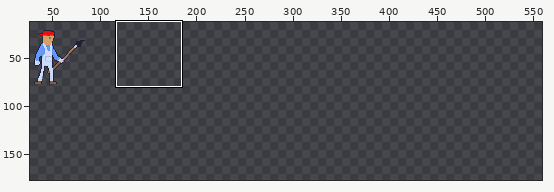
One commit to this sprite sheet: characters/player.png. Above, an overview of the earlier version with the close-up marked.
Close-up. Earlier state:
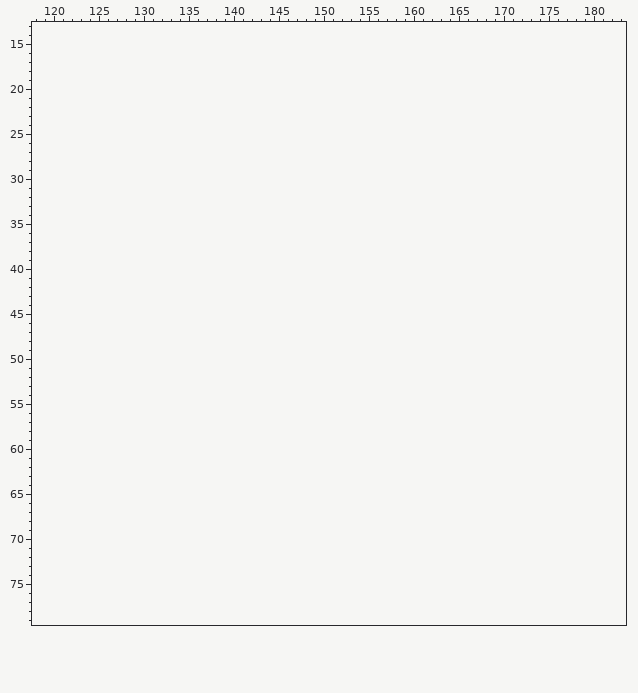
The file is 96x96 pixels. Shown: x 118..183, y 13..79. The old version is drawn lined up with the new one, on the new canvas. The wide view leaves out empty margins. The commit also changed other parts of the picture, which this record leaves out.
And afterwards:
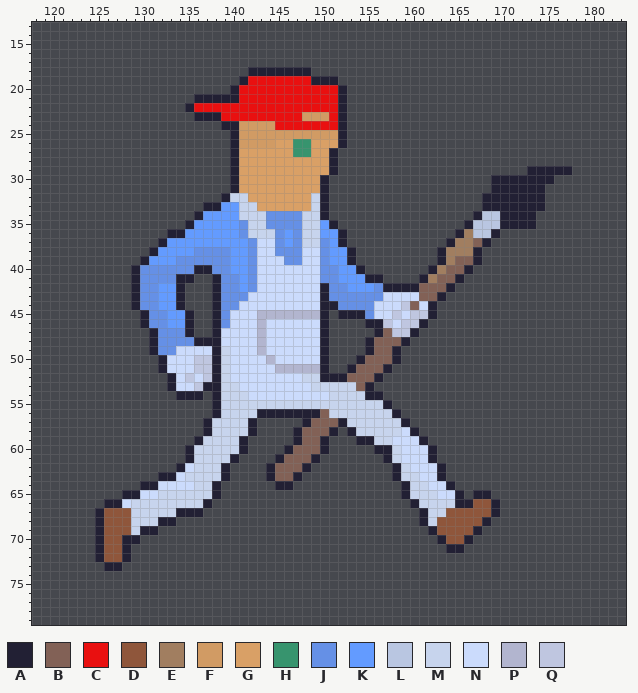
Palette (. is transparent): A #222034  B #826156  C #e91010  D #8f563b  E #a17e60  F #d19b64  G #d9a066  H #37946e  J #6590e6  K #639bff  L #b9c6e1  M #c7d4ed  N #cbdbfc  P #b2b5cf  Q #bfc6e0
Edits made:
canvas 96x96 -> 576x192
Changed rows in their new state; - is an unchanged pixel.
first column x 125:
18 -----------------AAAAAAA-----------------------------
19 ----------------ACCCCCCCAAA--------------------------
20 ---------------ACCCCCCCCCCCA-------------------------
21 -----------AAAAACCCCCCCCCCCA-------------------------
22 ----------ACCCCCCCCCCCCCCCCA-------------------------
23 -----------AAACCCCCCCCCFFFCA-------------------------
24 --------------AAFFFFCCCCCCCA-------------------------
25 ---------------AFFFFFFFFFFFA-------------------------
26 ---------------AFFFFGGHHGGGA-------------------------
27 ---------------AGGGGGGHHGGA--------------------------
28 ---------------AGGGGGGGGGGA--------------------------
29 ---------------AGGGGGGGGGGA---------------------AAAAA
30 ---------------AGGGGGGGGGA------------------AAAAAAA--
31 ---------------AGGGGGGGGGA------------------AAAAAA---
32 --------------AMMGGGGGGGMA-----------------AAAAAAA---
33 ------------AAKKMMGGGGGGMA-----------------AAAAAAA---
34 -----------AKKKKMMMJJJJMMA----------------ALLAAAA----
35 ----------AKKKKKJMMJJJJMMKA--------------ALLLAAAA----
36 --------AAKKKKKKJMMMJKJMMKKA------------AELLA--------
37 -------AKKKKKKKKKJNNJKJMMJKA-----------AEEBA---------
38 ------AKKKKJJJJKKJNNJJJNNJKKA---------AEEEA----------
39 -----AKKKJJJJJJKKJNNNJJNNJKKA---------AEBBA----------
40 ----AJJJJJJAAJJKKJNNNNNNNJJKKA-------AEBBA-----------
41 ----AJJJJAA--AJJKJNNNNNNNJJKKKAA----AEBBA------------
42 ----AJJKKA---AJJKJNNNNNNNAJJKKKJAAAABBBA-------------
43 ----AJJKKA---AJJJNNNNNNNNAJJJJJJNNNNBBA--------------
44 ----AJJKKA---AJJNNNNNNNNNAAJJJJNNNQBNA---------------
45 -----AJJKKA--AJNNNPPPPPPPA-AAAJNNQNQQA---------------
46 -----AJJKKA--AJNNNPNNNNNNA----AAQNQQA----------------
47 ------AJJJA--ANNNNPNNNNNNA-----ABQQA-----------------
48 ------AJJJJAAANNNNPNNNNNNA----ABBBA------------------
49 ------AJJNNNNAMNNNPNNNNNNA----ABBA-------------------
50 -------ANNNQQAMNNNNPNNNNNA---ABBBA-------------------
51 -------ANNNQQAMNNNNNPPPPPA--ABBBA--------------------
52 --------ANQNQAMNNNNNNNNMMAAABBBA---------------------
53 --------ANNQAAMMNNNNNNNNMMMMMBA----------------------
54 ---------AAA-AMMMNNNNNNNNNMMMMAA---------------------
55 -------------AMMMMMMMMMMMMMMMMMMA--------------------
56 -------------AMMMMAAAAAAABMMMMMMMA-------------------
57 ------------AMMMMA-----ABBBAMMMMMMA------------------
58 ------------AMMMMA----ABBBA-AMMMMMNA-----------------
59 -----------AMMMMA-----ABBA---AAMMNNNA----------------
60 ----------AMMMMMA----ABBBA-----AAMNNNA---------------
61 ----------AMMMMA----ABBBA-------AMNNNA---------------
62 ---------ANMMMA----ABBBA---------AMNNNA--------------
63 -------AANMMMMA----ABBA----------AMMNNA--------------
64 -----AANNNNMMA------AA------------AMMNNA-------------
65 ---AANNMMMMMMA--------------------AMMMNNA-AA---------
66 -AANMMMMMMMMA----------------------AMMMMAADDA--------
67 ADDDMMMMMAAA------------------------AMMDDDDDA--------
68 ADDDMMMAA---------------------------AMDDDDDA---------
69 ADDDMAA------------------------------ADDDDA----------
70 ADDAA---------------------------------ADDA-----------
71 ADDA-----------------------------------AA------------
72 ADDA-------------------------------------------------
73 -AA--------------------------------------------------
